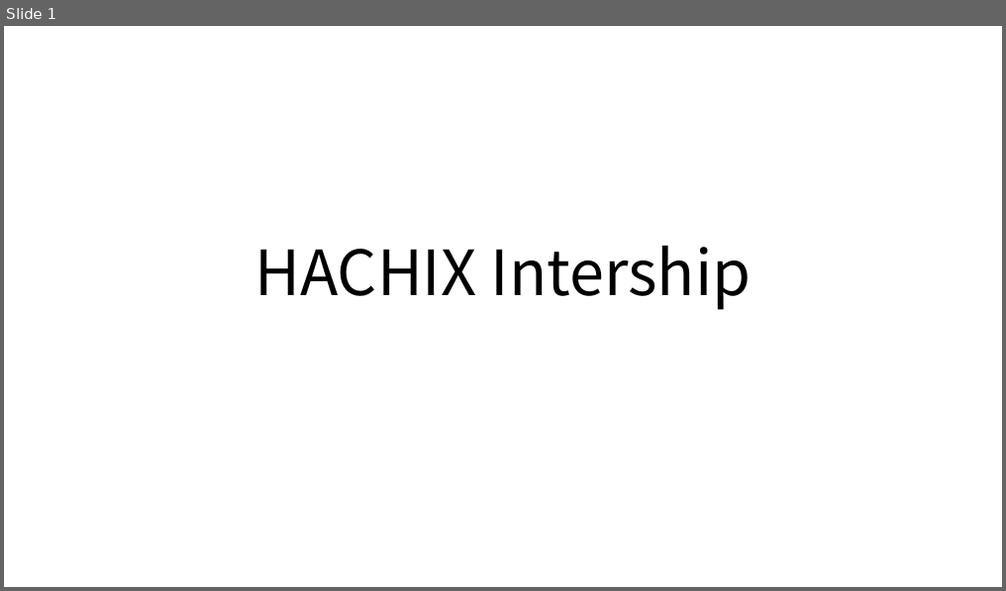
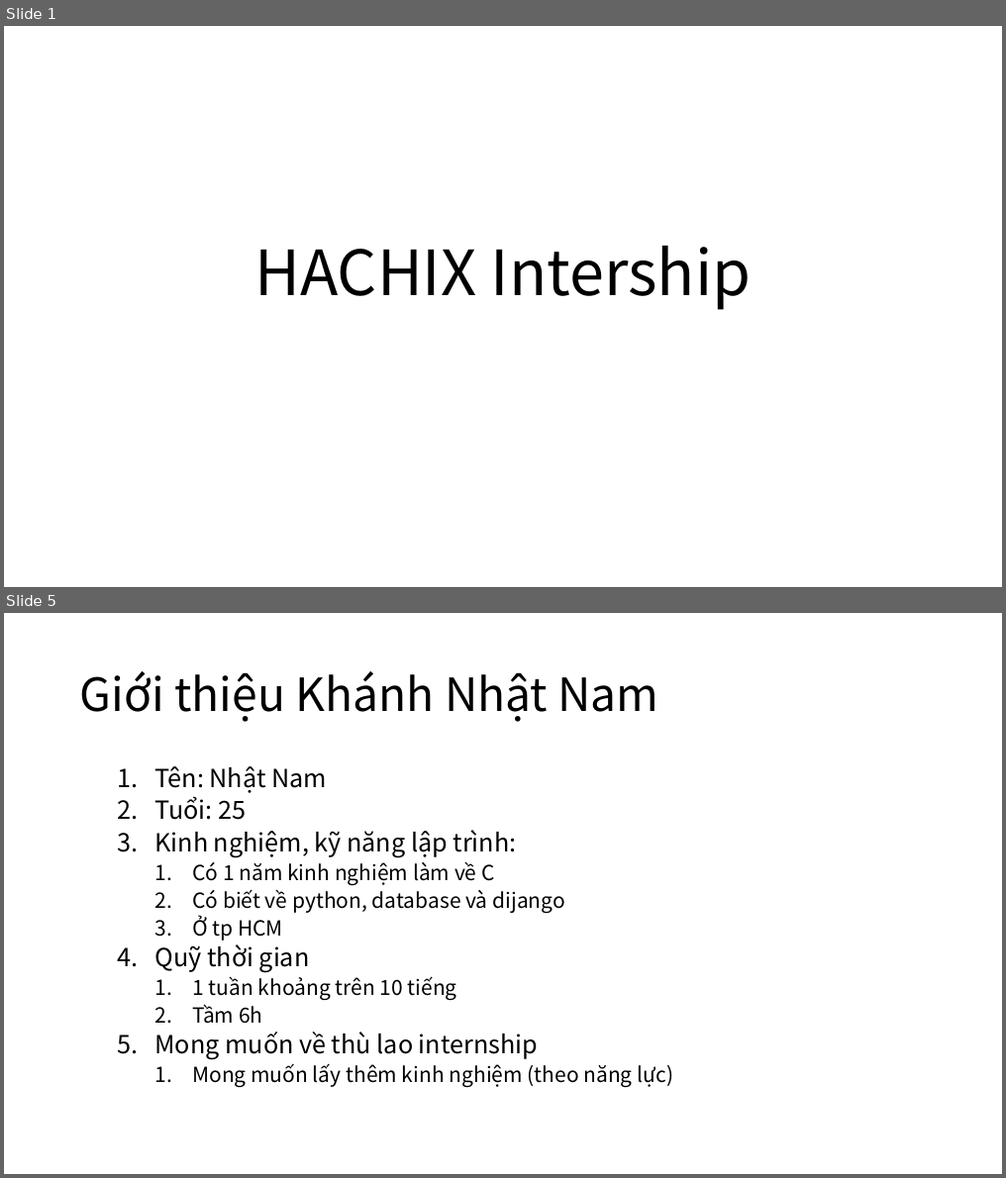
Before and after one commit to makotovnjp/Talent5PythonFlask, a slide deck: doc/Intership.pptx. Shown one above the other, each under a label of ours: slide 1 before the commit, slides 1 and 5 after it; the slides between them are not shown. The pictures are 1006x591 and 1006x1178 pixels, drawn with LibreOffice and Linux fonts; fonts in the diff are those of the drawing. Boxes give left, top, right and bottom in pixels: in the first picture for what was removed or moved away, otherwise in the second. Text is boxed around its words. In the diff, an @@ line names an element or a change of style, - is before the commit and + after.

```diff
--- a/doc/Intership.pptx
+++ b/doc/Intership.pptx
@@ slide 5 added at (4,613,1002,1174), background #FFFFFF @@
@@ title added at (80,671,659,722), 44 pt, text #000000 @@
+Giới thiệu Khánh Nhật Nam
@@ text added at (154,766,674,1087), 20 pt, text #000000 @@
+  1. Tên: Nhật Nam
+  2. Tuổi: 25
+  3. Kinh nghiệm, kỹ năng lập trình:
+    1. Có 1 năm kinh nghiệm làm về C
+    2. Có biết về python, database và dijango
+    3. Ở tp HCM
+  4. Quỹ thời gian
+    1. 1 tuần khoảng trên 10 tiếng
+    2. Tầm 6h
+  5. Mong muốn về thù lao internship
+    1. Mong muốn lấy thêm kinh nghiệm (theo năng lực)
```
Also in this commit, not shown: 2 slides changed, 7 other slides added.
